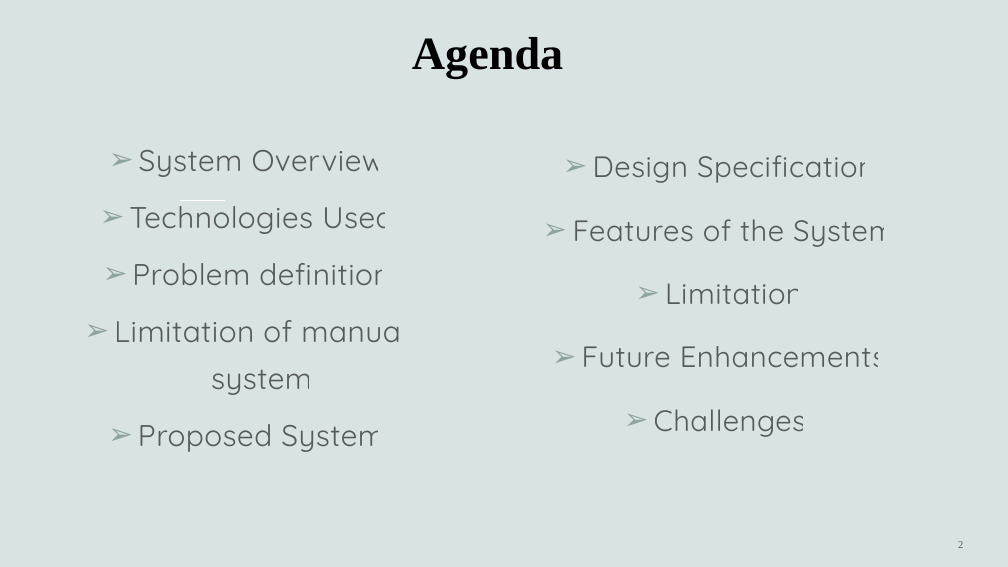
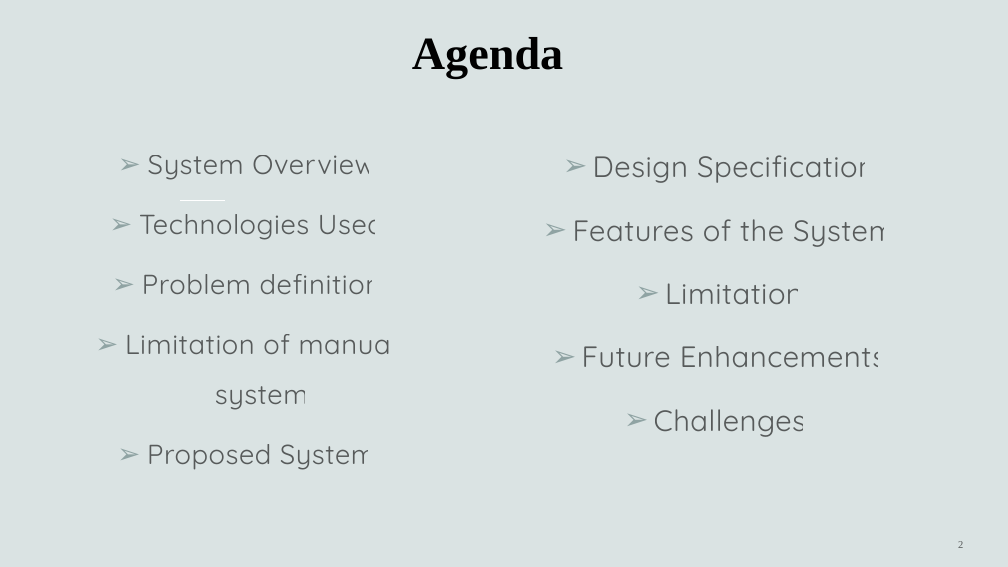
Before and after one commit to Aniketdigge/Chit-Fund-Management-System, a slide deck: slide 2 of 8 Chit Fund Management System.pptx. Drawn at 1008x567 pixels with LibreOffice and Linux fonts; fonts in the diff are those of the drawing. Boxes give left, top, right and bottom in pixels: in the first picture for what was removed or moved away, otherwise in the second. Text is boxed around its words. In the diff, an @@ line names an element or a change of style, - is before the commit and + after.

```diff
--- a/8 Chit Fund Management System.pptx
+++ b/8 Chit Fund Management System.pptx
@@ text "System Overview" at [125, 155, 398, 470]: size 28.5 to 26.2 pt; line spacing 1.3 to 1.5 @@
```
Also in this commit, not shown: 8 other slides changed.
